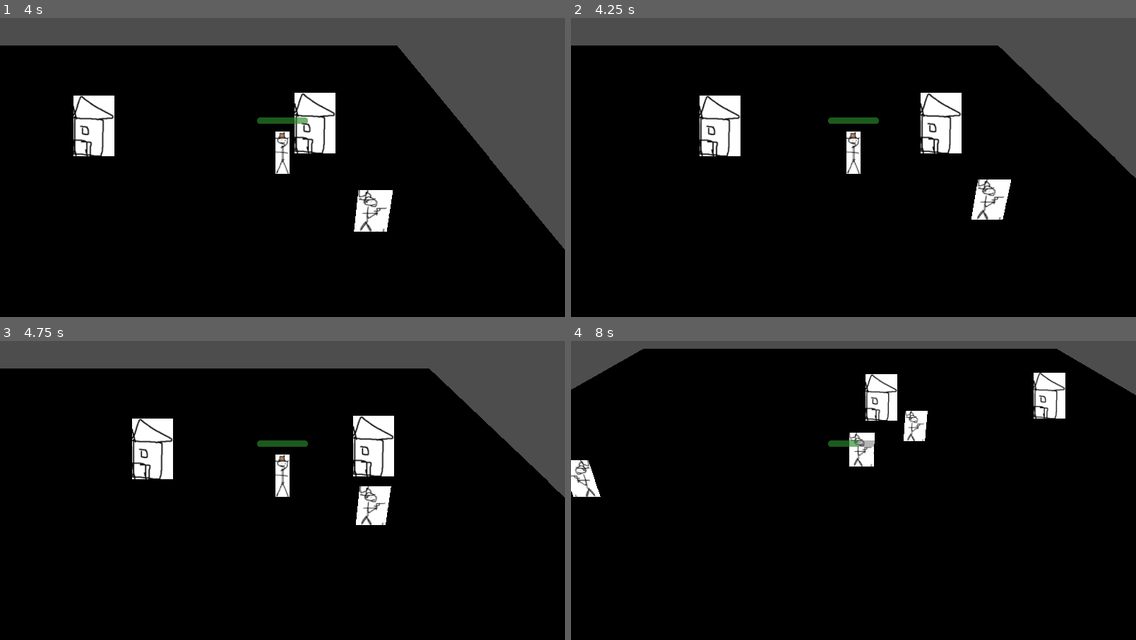
Above: before the commit, frames 1-4 (two rows, left to right).
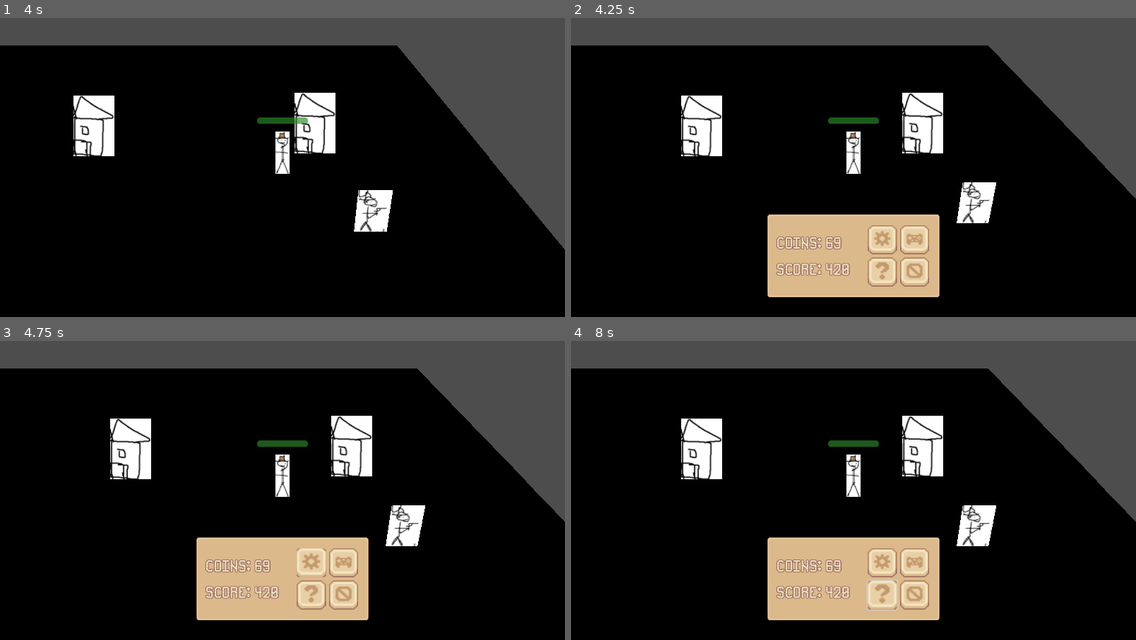
Above: after the commit, the same moments.

Repository: Tristan-Walker/2DTopDownWesternSurvivor
Game: Godot game, scene res://main.tscn
Same seed, same stepped clock (60 frames per second), same inputs: the game is played once before the commit and once after it.
Inputs (mouse positions are in pixels of both pictures, inside the frame that each line leads up to):
- Up to frame 1 (4 s): tap Enter at 0.5 s; hold D (move_right) 0.53-1.28 s; hold S (move_down) 1.28-2.03 s; hold D (move_right) 2.03-2.78 s; hold W (move_up) 2.78-3.53 s; hold A (move_left) from 3.53 s (still down)
- Up to frame 2 (4.25 s): keep holding A (move_left); tap Escape (pause, bound only after the commit) at 4.15 s
- Up to frame 3 (4.75 s): release A (move_left) at 4.25 s; click (310, 562) at 4.27 s
- Up to frame 4 (8 s): click (915, 562) at 5.02 s; click (881, 595) at 5.77 s; hold A (move_left) 6.53-7.28 s; hold S (move_down) from 7.28 s (still down)

Frame 1 is identical in both runs. In frame 2, 14% of the frame differs, in the area x 19-100%, y 9-94%; in frame 3, 15%; in frame 4, 26%, in the area x 0-100%, y 2-94%.

Commit message:
added ability to pause game and a pause menu pops up when paused

Diff:
--- a/in_game_ui.tscn
+++ b/in_game_ui.tscn
@@ -1,7 +1,32 @@
 [gd_scene format=3 uid="uid://dwe6sw47pmg2c"]
 
-[ext_resource type="Texture2D" uid="uid://ueemnb8v1t3k" path="res://GameWithTristan/ASalas2.jpg" id="1_kenku"]
+[ext_resource type="Script" uid="uid://8v5g5fej5vj2" path="res://stat_display.gd" id="2_e6quo"]
 [ext_resource type="Texture2D" uid="uid://cghr4ho4xs66k" path="res://Sprout Lands - UI Pack - Basic pack/Sprite sheets/Sprite sheet for Basic Pack.png" id="2_onc8m"]
+[ext_resource type="FontFile" uid="uid://bjw8t4e0afrto" path="res://Sprout Lands - UI Pack - Basic pack/fonts/pixelFont-7-8x14-sproutLands.ttf" id="3_cwbuu"]
+
+[sub_resource type="StyleBoxTexture" id="StyleBoxTexture_ep3pr"]
+texture = ExtResource("2_onc8m")
+region_rect = Rect2(645, 68, 22, 24)
+
+[sub_resource type="StyleBoxTexture" id="StyleBoxTexture_dpq86"]
+texture = ExtResource("2_onc8m")
+region_rect = Rect2(677, 70, 22, 22)
+
+[sub_resource type="StyleBoxTexture" id="StyleBoxTexture_l8h7b"]
+texture = ExtResource("2_onc8m")
+region_rect = Rect2(646, 69, 20, 22)
+
+[sub_resource type="StyleBoxTexture" id="StyleBoxTexture_ukwlx"]
+texture = ExtResource("2_onc8m")
+region_rect = Rect2(645, 100, 22, 24)
+
+[sub_resource type="StyleBoxTexture" id="StyleBoxTexture_h3j15"]
+texture = ExtResource("2_onc8m")
+region_rect = Rect2(677, 102, 22, 22)
+
+[sub_resource type="StyleBoxTexture" id="StyleBoxTexture_tjjbm"]
+texture = ExtResource("2_onc8m")
+region_rect = Rect2(646, 101, 20, 22)
 
 [sub_resource type="StyleBoxTexture" id="StyleBoxTexture_e6quo"]
 texture = ExtResource("2_onc8m")
@@ -27,6 +52,12 @@
 texture = ExtResource("2_onc8m")
 region_rect = Rect2(773, 164, 20, 22)
 
+[sub_resource type="FontVariation" id="FontVariation_4v80v"]
+base_font = ExtResource("3_cwbuu")
+
+[sub_resource type="FontVariation" id="FontVariation_0qsvx"]
+base_font = ExtResource("3_cwbuu")
+
 [node name="InGameUI" type="Control" unique_id=999760388]
 layout_mode = 3
 anchors_preset = 15
@@ -35,7 +66,8 @@
 grow_horizontal = 2
 grow_vertical = 2
 
-[node name="PopupMenu" type="MarginContainer" parent="." unique_id=1558623505]
+[node name="PauseMenu" type="MarginContainer" parent="." unique_id=1558623505]
+visible = false
 layout_mode = 1
 anchors_preset = 15
 anchor_right = 1.0
@@ -43,47 +75,72 @@
 grow_horizontal = 2
 grow_vertical = 2
 
-[node name="VBoxContainer" type="VBoxContainer" parent="PopupMenu" unique_id=764380445]
+[node name="VBoxContainer" type="VBoxContainer" parent="PauseMenu" unique_id=764380445]
 layout_mode = 2
 size_flags_horizontal = 4
 size_flags_vertical = 8
 theme_override_constants/separation = 40
 
-[node name="BaseMenuScreen" type="MarginContainer" parent="PopupMenu/VBoxContainer" unique_id=171185834]
+[node name="BaseMenuScreen" type="MarginContainer" parent="PauseMenu/VBoxContainer" unique_id=171185834]
 layout_mode = 2
 size_flags_horizontal = 4
 size_flags_vertical = 4
 
-[node name="NinePatchRect" type="NinePatchRect" parent="PopupMenu/VBoxContainer/BaseMenuScreen" unique_id=579233375]
-custom_minimum_size = Vector2(500, 200)
+[node name="NinePatchRect" type="NinePatchRect" parent="PauseMenu/VBoxContainer/BaseMenuScreen" unique_id=579233375]
+custom_minimum_size = Vector2(350, 170)
 layout_mode = 2
-texture = ExtResource("1_kenku")
+texture = ExtResource("2_onc8m")
+region_rect = Rect2(59, 107, 26, 26)
 patch_margin_left = 4
 patch_margin_top = 4
 patch_margin_right = 4
 patch_margin_bottom = 4
 
-[node name="MarginContainer" type="MarginContainer" parent="PopupMenu/VBoxContainer/BaseMenuScreen/NinePatchRect" unique_id=2122245891]
+[node name="MenuScreen" type="MarginContainer" parent="PauseMenu/VBoxContainer/BaseMenuScreen/NinePatchRect" unique_id=2122245891]
 layout_mode = 1
 anchors_preset = 15
 anchor_right = 1.0
 anchor_bottom = 1.0
 grow_horizontal = 2
 grow_vertical = 2
-theme_override_constants/margin_left = 30
+theme_override_constants/margin_left = 20
 theme_override_constants/margin_top = 15
-theme_override_constants/margin_right = 30
+theme_override_constants/margin_right = 21
 theme_override_constants/margin_bottom = 15
 
-[node name="ButtonContainer" type="VBoxContainer" parent="PopupMenu/VBoxContainer/BaseMenuScreen/NinePatchRect/MarginContainer" unique_id=1953060972]
+[node name="ButtonContainer" type="VBoxContainer" parent="PauseMenu/VBoxContainer/BaseMenuScreen/NinePatchRect/MenuScreen" unique_id=1953060972]
 layout_mode = 2
 size_flags_horizontal = 8
 size_flags_vertical = 4
+theme_override_constants/separation = 6
 
-[node name="TopButtonContainer" type="HBoxContainer" parent="PopupMenu/VBoxContainer/BaseMenuScreen/NinePatchRect/MarginContainer/ButtonContainer" unique_id=2018125352]
+[node name="TopButtonContainer" type="HBoxContainer" parent="PauseMenu/VBoxContainer/BaseMenuScreen/NinePatchRect/MenuScreen/ButtonContainer" unique_id=2018125352]
 layout_mode = 2
+theme_override_constants/separation = 6
 
-[node name="HelpButton" type="Button" parent="PopupMenu/VBoxContainer/BaseMenuScreen/NinePatchRect/MarginContainer/ButtonContainer/TopButtonContainer" unique_id=2098322841]
+[node name="SettingsButton" type="Button" parent="PauseMenu/VBoxContainer/BaseMenuScreen/NinePatchRect/MenuScreen/ButtonContainer/TopButtonContainer" unique_id=2098322841]
+custom_minimum_size = Vector2(60, 60)
+layout_mode = 2
+size_flags_horizontal = 4
+size_flags_vertical = 4
+theme_override_styles/normal = SubResource("StyleBoxTexture_ep3pr")
+theme_override_styles/pressed = SubResource("StyleBoxTexture_dpq86")
+theme_override_styles/hover = SubResource("StyleBoxTexture_l8h7b")
+
+[node name="ResumeButton" type="Button" parent="PauseMenu/VBoxContainer/BaseMenuScreen/NinePatchRect/MenuScreen/ButtonContainer/TopButtonContainer" unique_id=1430015320]
+custom_minimum_size = Vector2(60, 60)
+layout_mode = 2
+size_flags_horizontal = 4
+size_flags_vertical = 4
+theme_override_styles/normal = SubResource("StyleBoxTexture_ukwlx")
+theme_override_styles/pressed = SubResource("StyleBoxTexture_h3j15")
+theme_override_styles/hover = SubResource("StyleBoxTexture_tjjbm")
+
+[node name="BottomButtonContainer2" type="HBoxContainer" parent="PauseMenu/VBoxContainer/BaseMenuScreen/NinePatchRect/MenuScreen/ButtonContainer" unique_id=70972863]
+layout_mode = 2
+theme_override_constants/separation = 6
+
+[node name="HelpButton" type="Button" parent="PauseMenu/VBoxContainer/BaseMenuScreen/NinePatchRect/MenuScreen/ButtonContainer/BottomButtonContainer2" unique_id=214785672]
 custom_minimum_size = Vector2(60, 60)
 layout_mode = 2
 size_flags_horizontal = 4
@@ -92,28 +149,7 @@
 theme_override_styles/pressed = SubResource("StyleBoxTexture_cwbuu")
 theme_override_styles/hover = SubResource("StyleBoxTexture_onc8m")
 
-[node name="HelpButton2" type="Button" parent="PopupMenu/VBoxContainer/BaseMenuScreen/NinePatchRect/MarginContainer/ButtonContainer/TopButtonContainer" unique_id=1430015320]
-custom_minimum_size = Vector2(60, 60)
-layout_mode = 2
-size_flags_horizontal = 4
-size_flags_vertical = 4
-theme_override_styles/normal = SubResource("StyleBoxTexture_e6quo")
-theme_override_styles/pressed = SubResource("StyleBoxTexture_cwbuu")
-theme_override_styles/hover = SubResource("StyleBoxTexture_onc8m")
-
-[node name="BottomButtonContainer2" type="HBoxContainer" parent="PopupMenu/VBoxContainer/BaseMenuScreen/NinePatchRect/MarginContainer/ButtonContainer" unique_id=70972863]
-layout_mode = 2
-
-[node name="HelpButton" type="Button" parent="PopupMenu/VBoxContainer/BaseMenuScreen/NinePatchRect/MarginContainer/ButtonContainer/BottomButtonContainer2" unique_id=214785672]
-custom_minimum_size = Vector2(60, 60)
-layout_mode = 2
-size_flags_horizontal = 4
-size_flags_vertical = 4
-theme_override_styles/normal = SubResource("StyleBoxTexture_e6quo")
-theme_override_styles/pressed = SubResource("StyleBoxTexture_cwbuu")
-theme_override_styles/hover = SubResource("StyleBoxTexture_onc8m")
-
-[node name="QuitButton" type="Button" parent="PopupMenu/VBoxContainer/BaseMenuScreen/NinePatchRect/MarginContainer/ButtonContainer/BottomButtonContainer2" unique_id=1084423165]
+[node name="QuitButton" type="Button" parent="PauseMenu/VBoxContainer/BaseMenuScreen/NinePatchRect/MenuScreen/ButtonContainer/BottomButtonContainer2" unique_id=1084423165]
 custom_minimum_size = Vector2(60, 60)
 layout_mode = 2
 size_flags_horizontal = 4
@@ -122,5 +158,30 @@
 theme_override_styles/pressed = SubResource("StyleBoxTexture_0qsvx")
 theme_override_styles/hover = SubResource("StyleBoxTexture_uusyb")
 
-[node name="serperator" type="Control" parent="PopupMenu/VBoxContainer" unique_id=1450598917]
+[node name="StatDisplayContainer" type="VBoxContainer" parent="PauseMenu/VBoxContainer/BaseMenuScreen/NinePatchRect/MenuScreen" unique_id=1802822677]
 layout_mode = 2
+size_flags_horizontal = 0
+size_flags_vertical = 4
+theme_override_constants/separation = 30
+script = ExtResource("2_e6quo")
+
+[node name="CurrencyDisplay" type="Label" parent="PauseMenu/VBoxContainer/BaseMenuScreen/NinePatchRect/MenuScreen/StatDisplayContainer" unique_id=893723660]
+layout_mode = 2
+theme_override_colors/font_color = Color(0.9529412, 0.8980392, 0.7607843, 1)
+theme_override_colors/font_outline_color = Color(0.5686275, 0.3882353, 0.36862746, 1)
+theme_override_constants/outline_size = 5
+theme_override_fonts/font = SubResource("FontVariation_4v80v")
+theme_override_font_sizes/font_size = 30
+text = "COINS: "
+
+[node name="ScoreDisplay" type="Label" parent="PauseMenu/VBoxContainer/BaseMenuScreen/NinePatchRect/MenuScreen/StatDisplayContainer" unique_id=1562968014]
+layout_mode = 2
+theme_override_colors/font_color = Color(0.9529412, 0.8980392, 0.7607843, 1)
+theme_override_colors/font_outline_color = Color(0.5686275, 0.3882353, 0.36862746, 1)
+theme_override_constants/outline_size = 5
+theme_override_fonts/font = SubResource("FontVariation_0qsvx")
+theme_override_font_sizes/font_size = 30
+text = "SCORE:"
+
+[node name="serperator" type="Control" parent="PauseMenu/VBoxContainer" unique_id=1450598917]
+layout_mode = 2
--- a/main.tscn
+++ b/main.tscn
@@ -7,6 +7,8 @@
 [ext_resource type="Script" uid="uid://chyybxqu7een1" path="res://enemy_spawner.gd" id="5_lquwl"]
 [ext_resource type="PackedScene" uid="uid://c7cd6i3sa71mb" path="res://enemy.tscn" id="6_7mycd"]
 [ext_resource type="PackedScene" uid="uid://ip106v34k67g" path="res://hut_building.tscn" id="7_272bh"]
+[ext_resource type="Script" uid="uid://dquouji2s5l61" path="res://pause_menu.gd" id="8_4c57u"]
+[ext_resource type="PackedScene" uid="uid://dwe6sw47pmg2c" path="res://in_game_ui.tscn" id="8_kek77"]
 
 [sub_resource type="PlaneMesh" id="PlaneMesh_0xm2m"]
 
@@ -127,5 +129,11 @@
 theme_override_font_sizes/font_size = 156
 text = "Game Over"
 
+[node name="PauseMenu" type="CanvasLayer" parent="." unique_id=1033225146]
+process_mode = 3
+script = ExtResource("8_4c57u")
+
+[node name="InGameUI" parent="PauseMenu" unique_id=999760388 instance=ExtResource("8_kek77")]
+
 [connection signal="health_depleted" from="Player" to="." method="_on_player_health_depleted"]
 [connection signal="timeout" from="EnemySpawner/Timer" to="EnemySpawner" method="_on_timer_timeout"]
--- /dev/null
+++ b/pause_menu.gd
@@ -0,0 +1,14 @@
+extends CanvasLayer
+
+@onready var menu_screen = $InGameUI/PauseMenu
+
+func _ready():
+	menu_screen.visible = false
+
+func _input(event):
+	if event.is_action_pressed("pause"):
+		toggle_visibility()
+
+func toggle_visibility():
+	menu_screen.visible = !menu_screen.visible
+	get_tree().paused = menu_screen.visible
--- a/project.godot
+++ b/project.godot
@@ -98,3 +98,8 @@
 "events": [Object(InputEventKey,"resource_local_to_scene":false,"resource_name":"","device":-1,"window_id":0,"alt_press …(195 unchanged characters)…
 ]
 }
+pause={
+"deadzone": 0.5,
+"events": [Object(InputEventKey,"resource_local_to_scene":false,"resource_name":"","device":-1,"window_id":0,"alt_pressed":false,"shift_pressed":false,"ctrl_pressed":false,"meta_pressed":false,"pressed":false,"keycode":0,"physical_keycode":4194305,"key_label":0,"unicode":0,"location":0,"echo":false,"script":null)
+]
+}
--- /dev/null
+++ b/stat_display.gd
@@ -0,0 +1,19 @@
+extends VBoxContainer
+
+@onready var coin_display = $CurrencyDisplay
+@onready var score_display = $ScoreDisplay
+
+var coins: int = 69
+var score: int = 420
+
+func _process(delta: float) -> void:
+	#coins = str(global.coins)
+	#score = str(global.current_score)
+	update_text()
+
+func _ready():
+	update_text()
+
+func update_text():
+	coin_display.text = "COINS: " + str(coins)
+	score_display.text = "SCORE: " + str(score)
--- /dev/null
+++ b/stat_display_container.gd
@@ -0,0 +1,11 @@
+extends VBoxContainer
+
+
+# Called when the node enters the scene tree for the first time.
+func _ready() -> void:
+	pass # Replace with function body.
+
+
+# Called every frame. 'delta' is the elapsed time since the previous frame.
+func _process(delta: float) -> void:
+	pass
Not shown, added: pause_menu.gd.uid
Not shown, added: stat_display.gd.uid
Not shown, added: stat_display_container.gd.uid
